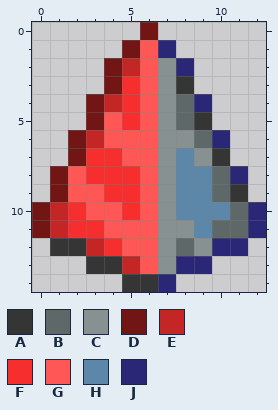
Pixel-art sprite: Items/Weapons/ShadowPrism.png. That is the earlier state.
The file is 26x30 pixels, drawn in blocks of 2x2; one block is one cell here. Colours within 5 levels of each other are drawn and written as one.
Palette (. is transparent): A #353535  B #5e6868  C #889191  D #721515  E #c42525  F #f72e2e  G #ff5656  H #5c87a9  J #2a2776
Pixels before, first column x 0:
 0 ......D......
 1 .....DGJ.....
 2 ....DEGCJ....
 3 ....DFGCA....
 4 ...DEFGCBJ...
 5 ...DGFGCBA...
 6 ..DEGGGCCBJ..
 7 ..DFFGGCHCA..
 8 .DGFFFGCHHBJ.
 9 .DGGFFGCHHBA.
10 DEFGGFGCHHHBJ
11 DEFFGGGCCHBBJ
12 .AAEFGGCBCJJ.
13 ...AAEGCJJ...
14 .....AAJ.....
And afterwards:
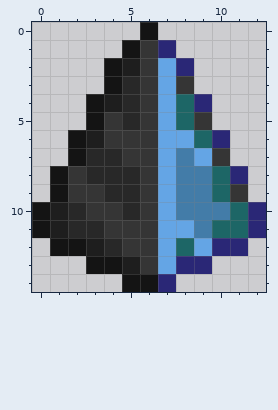
Change:
Colour B changes from #5e6868 to #1d6666.
Colour C changes from #889191 to #64a5e5.
Colour D changes from #721515 to #141414.
Colour E changes from #c42525 to #1e1e1e.
Colour F changes from #f72e2e to #282828.
Colour H changes from #5c87a9 to #437ca8.
Colour G gives way to colour A in rows 1 to 4 at x 6; in row 5 at x 4 and 6; in row 6 at x 4 to 6; in row 7 at x 5 to 6; in row 8 at x 2 and 6; in row 9 at x 2 to 3 and 6.
Colour G gives way to colour A in row 10 at x 3 to 4 and 6; in row 11 at x 4 to 6; in row 12 at x 5 to 6; in row 13 at x 6.
Colour A gives way to colour D in row 12 at x 1 to 2; in row 13 at x 3 to 4; in row 14 at x 5 to 6.
